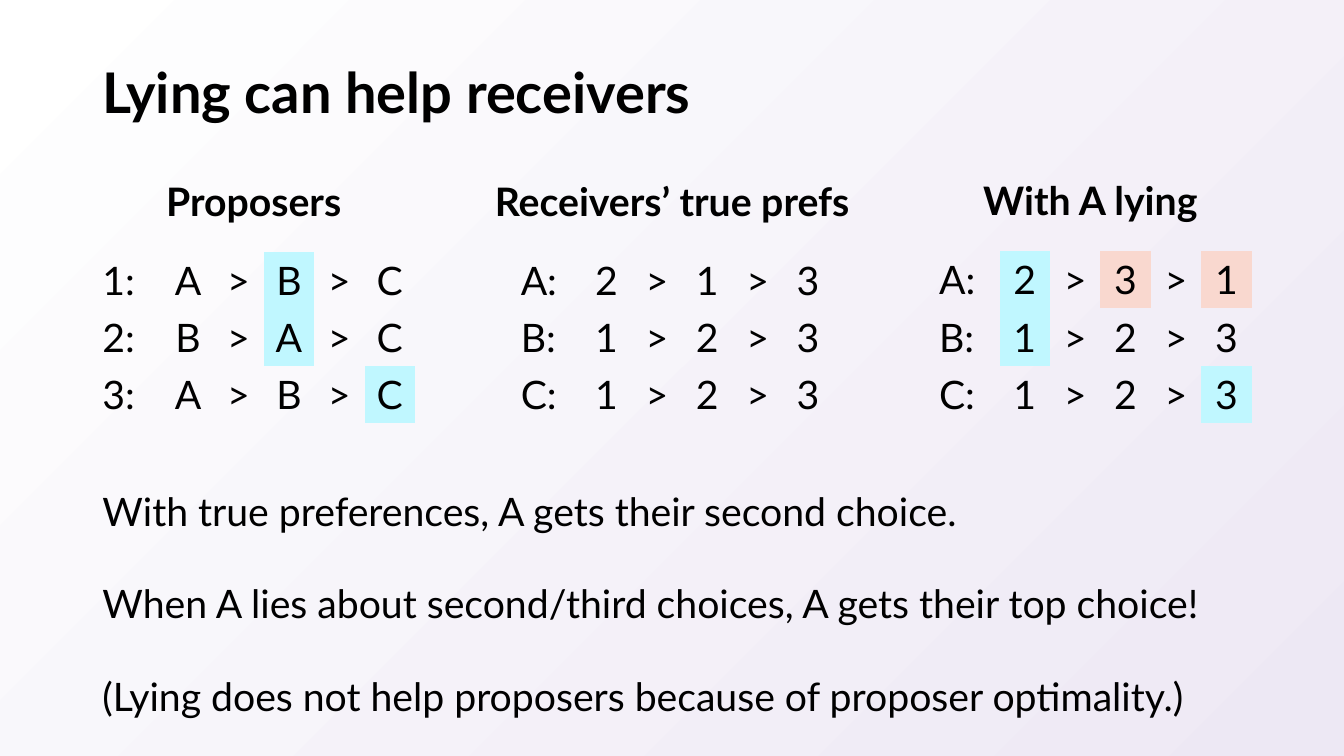
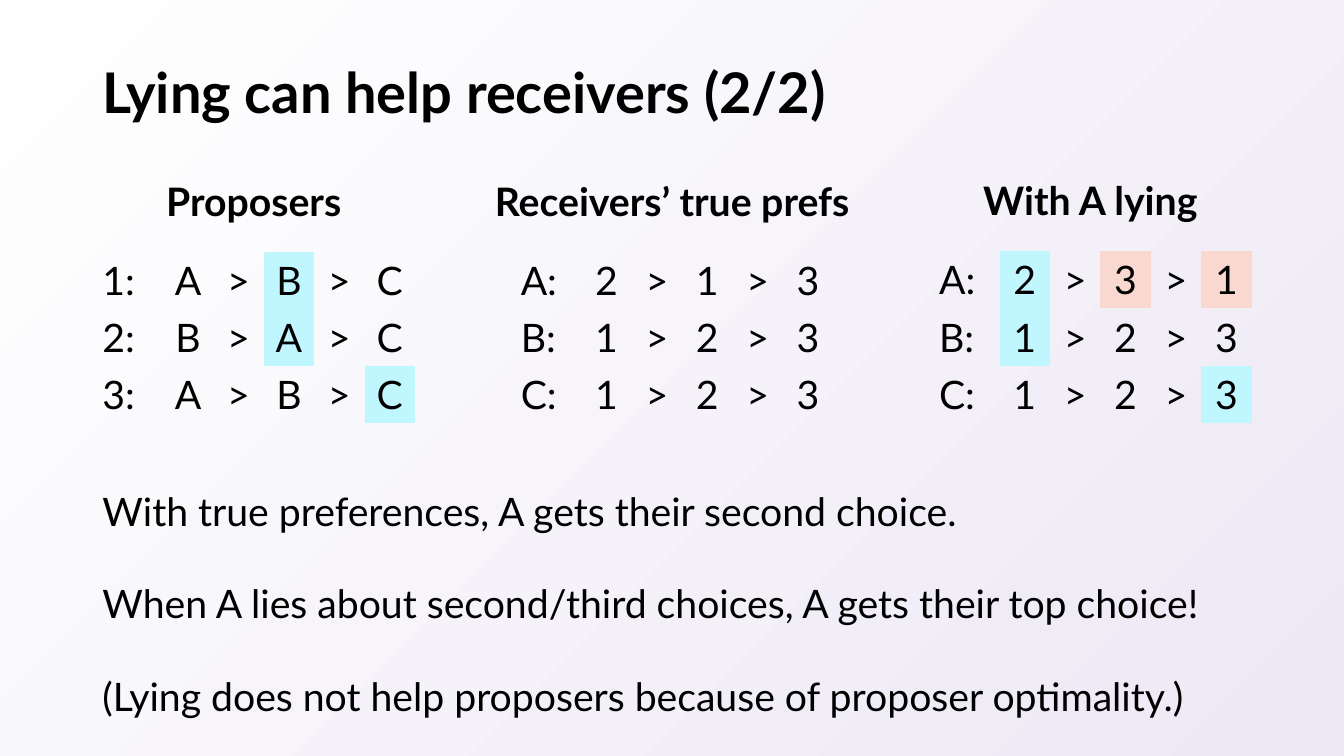
Before and after one commit to natebrunelle/cse417, a slide deck: slide 46 of markdown/files/slides/04.pptx (slide 45 before the commit). Drawn at 1344x756 pixels with LibreOffice and Linux fonts; fonts in the diff are those of the drawing. Boxes give left, top, right and bottom in pixels: in the first picture for what was removed or moved away, otherwise in the second. Text is boxed around its words. In the diff, an @@ line names an element or a change of style, - is before the commit and + after.

```diff
--- a/markdown/files/slides/04.pptx
+++ b/markdown/files/slides/04.pptx
@@ title at bbox=[102, 69, 826, 123]: text changed @@
-Lying can help receivers
+Lying can help receivers (2/2)
```
Also in this commit, not shown: 35 other slides changed, 1 slide added, 4 other files.
